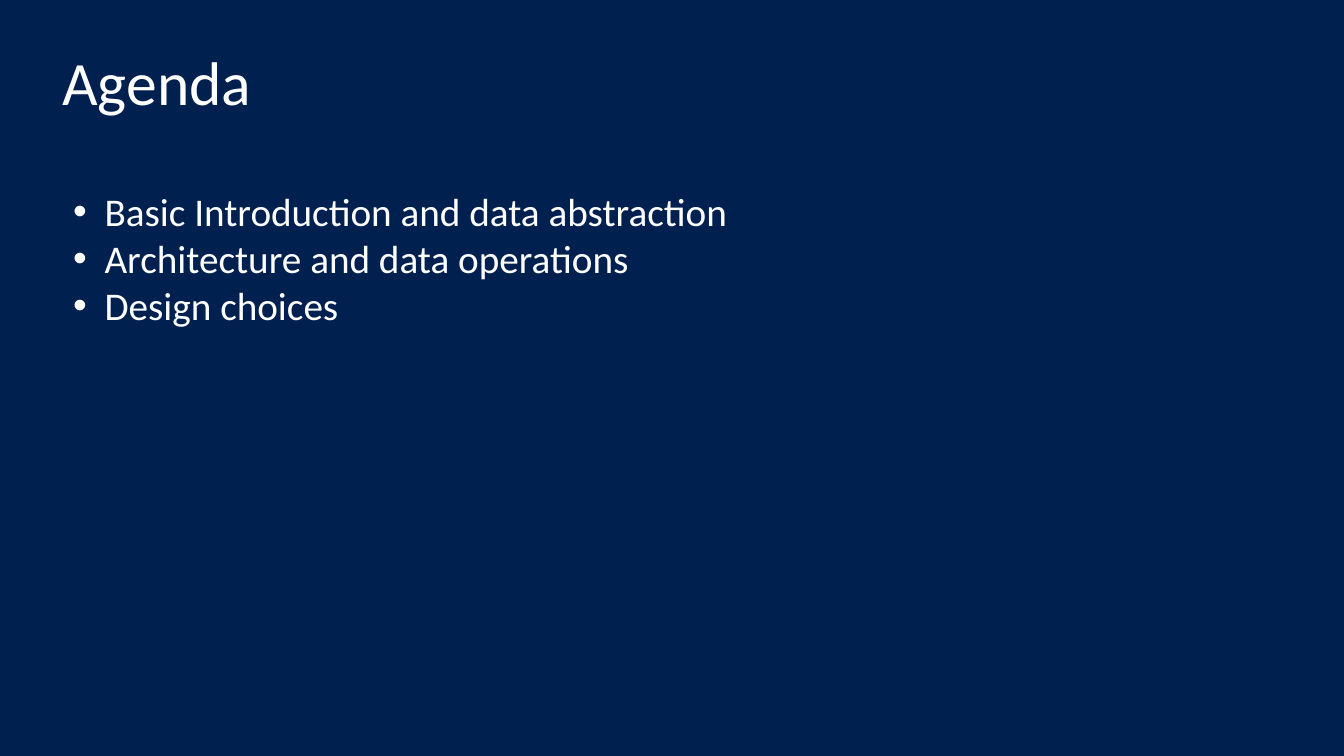
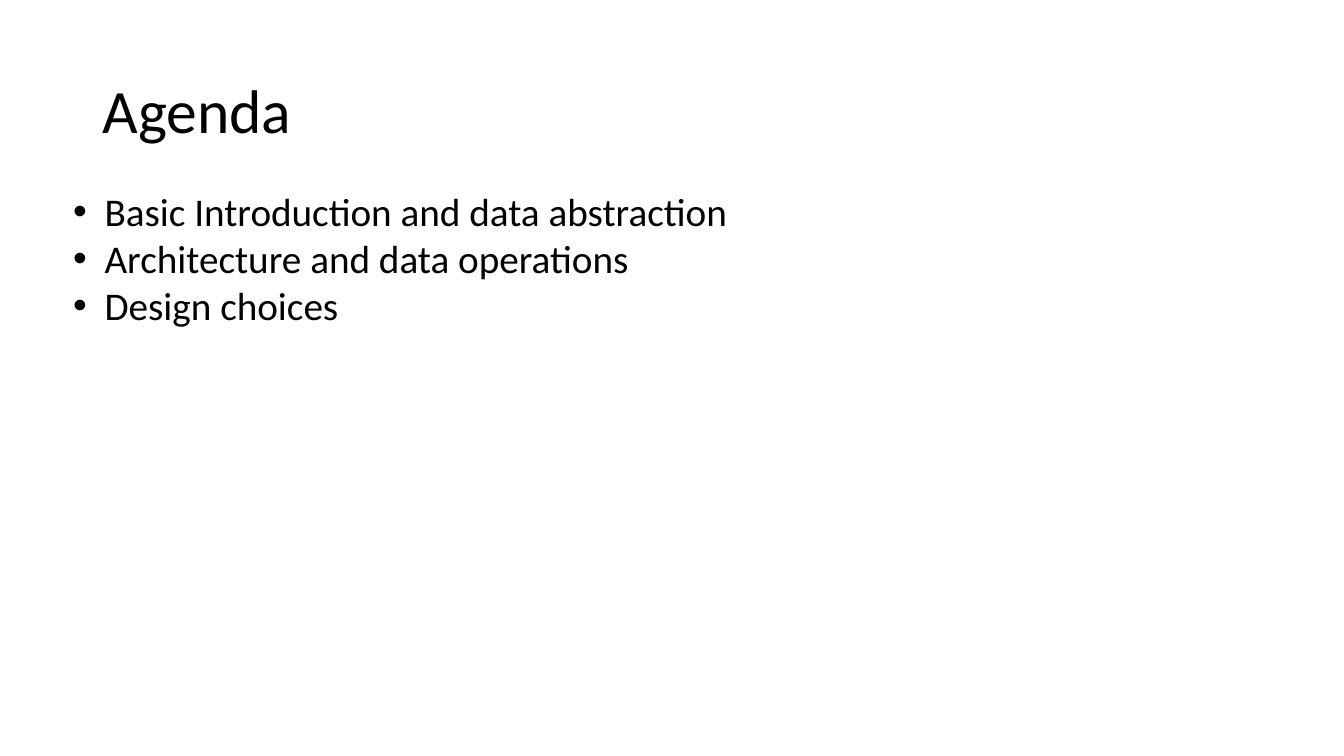
Before and after one commit to LoganZhao/Azure, a slide deck: slide 2 of WAS.pptx. Drawn at 1344x756 pixels with LibreOffice and Linux fonts; fonts in the diff are those of the drawing. Boxes give left, top, right and bottom in pixels: in the first picture for what was removed or moved away, otherwise in the second. Text is boxed around its words. In the diff, an @@ line names an element or a change of style, - is before the commit and + after.

```diff
--- a/WAS.pptx
+++ b/WAS.pptx
@@ background #002050 to #FFFFFF @@
@@ title "Agenda" at [102, 90, 291, 144]: text colour #FFFFFF to #000000 @@
@@ title "Agenda": place and size @@
-title "Agenda" at [62, 62, 251, 116]
+title "Agenda" at [102, 90, 291, 144]
@@ text "Basic Introduction and data abstraction" at [105, 198, 727, 327]: text colour #FFFFFF to #000000 @@
```
Also in this commit, not shown: 9 other slides changed, 3 slides added.
